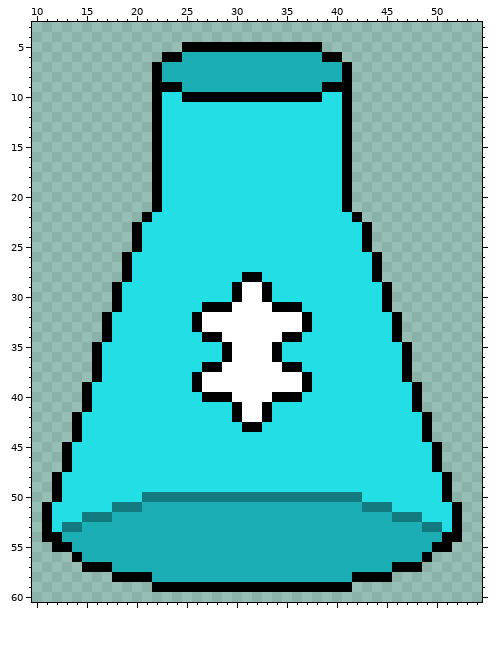
Edited in one commit: pixel-art sprite (html/react/src/widgets/NavigationBar/flaskC.png). That is the earlier state.
The file is 64x64 pixels. Colours within 5 levels of each other are drawn and written as one. Shown: x 10..54, y 3..60.
After the commit:
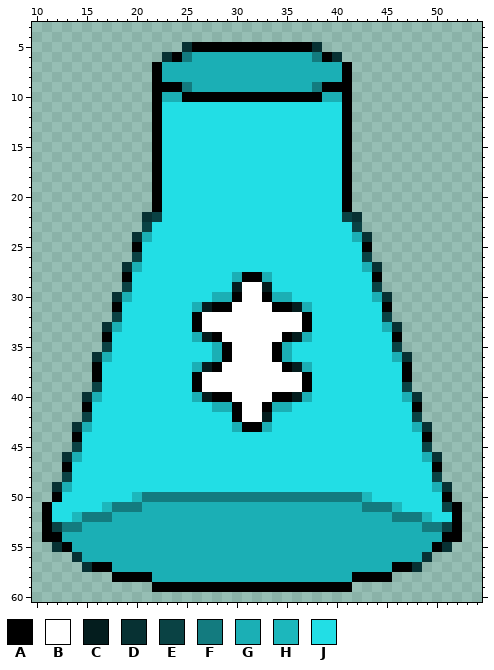
Palette (. is transparent): A #000000  B #ffffff  C #041d1e  D #073133  E #0a4244  F #137b7f  G #1bafb5  H #1cb7bc  J #22dee5
The edit:
@@ x 21..42 @@
  4 ......................
- 5 ....AAAAAAAAAAAAAA....
- 6 ..AAGGGGGGGGGGGGGGAA..
+ 5 ....DAAAAAAAAAAAAD....
+ 6 ..DAFGGGGGGGGGGGGFAD..
  7 .AGGGGGGGGGGGGGGGGGGA.
  8 .AGGGGGGGGGGGGGGGGGGA.
- 9 .AAAGGGGGGGGGGGGGGAAA.
-10 .AJJAAAAAAAAAAAAAAJJA.
+ 9 .AAAFGGGGGGGGGGGGFAAA.
+10 .AGGAAAAAAAAAAAAAAGGA.
 11 .AJJJJJJJJJJJJJJJJJJA.
@@ x 10..54 @@
 21 ............AJJJJJJJJJJJJJJJJJJA.............
-22 ...........AJJJJJJJJJJJJJJJJJJJJA............
-23 ..........AJJJJJJJJJJJJJJJJJJJJJJA...........
-24 ..........AJJJJJJJJJJJJJJJJJJJJJJA...........
+22 ...........DEJJJJJJJJJJJJJJJJJJED............
+23 ...........EJJJJJJJJJJJJJJJJJJJJE............
+24 ..........DGJJJJJJJJJJJJJJJJJJJJGD...........
 25 ..........AJJJJJJJJJJJJJJJJJJJJJJA...........
-26 .........AJJJJJJJJJJJJJJJJJJJJJJJJA..........
-27 .........AJJJJJJJJJJJJJJJJJJJJJJJJA..........
-28 .........AJJJJJJJJJJJAAJJJJJJJJJJJA..........
-29 ........AJJJJJJJJJJJABBAJJJJJJJJJJJA.........
-30 ........AJJJJJJJJJJJABBAJJJJJJJJJJJA.........
-31 ........AJJJJJJJJAAABBBBAAAJJJJJJJJA.........
-32 .......AJJJJJJJJABBBBBBBBBBAJJJJJJJJA........
-33 .......AJJJJJJJJABBBBBBBBBBAJJJJJJJJA........
-34 .......AJJJJJJJJJAABBBBBBAAJJJJJJJJJA........
-35 ......AJJJJJJJJJJJJABBBBAJJJJJJJJJJJJA.......
-36 ......AJJJJJJJJJJJJABBBBAJJJJJJJJJJJJA.......
-37 ......AJJJJJJJJJJAABBBBBBAAJJJJJJJJJJA.......
+26 ..........EJJJJJJJJJJJJJJJJJJJJJJE...........
+27 .........DGJJJJJJJJJJJJJJJJJJJJJJGD..........
+28 .........AJJJJJJJJJJGAAGJJJJJJJJJJA..........
+29 .........EJJJJJJJJJJCBBCJJJJJJJJJJE..........
+30 ........DGJJJJJJJJGGABBAGGJJJJJJJJGD.........
+31 ........AJJJJJJJGCAABBBBAACGJJJJJJJA.........
+32 ........EJJJJJJJABBBBBBBBBBAJJJJJJJE.........
+33 .......DGJJJJJJJABBBBBBBBBBAJJJJJJJGD........
+34 .......AJJJJJJJJGCABBBBBBACGJJJJJJJJA........
+35 .......EJJJJJJJJJJGABBBBAGJJJJJJJJJJE........
+36 ......DGJJJJJJJJJJGABBBBAGJJJJJJJJJJGD.......
+37 ......AJJJJJJJJJGCABBBBBBACGJJJJJJJJJA.......
 38 ......AJJJJJJJJJABBBBBBBBBBAJJJJJJJJJA.......
-39 .....AJJJJJJJJJJABBBBBBBBBBAJJJJJJJJJJA......
-40 .....AJJJJJJJJJJJAAABBBBAAAJJJJJJJJJJJA......
-41 .....AJJJJJJJJJJJJJJABBAJJJJJJJJJJJJJJA......
-42 ....AJJJJJJJJJJJJJJJABBAJJJJJJJJJJJJJJJA.....
-43 ....AJJJJJJJJJJJJJJJJAAJJJJJJJJJJJJJJJJA.....
+39 ......EJJJJJJJJJABBBBBBBBBBAJJJJJJJJJE.......
+40 .....DGJJJJJJJJJGCAABBBBAACGJJJJJJJJJGD......
+41 .....AJJJJJJJJJJJJGGABBAGGJJJJJJJJJJJJA......
+42 .....EJJJJJJJJJJJJJJABBCJJJJJJJJJJJJJJE......
+43 ....DGJJJJJJJJJJJJJJGAAGJJJJJJJJJJJJJJGD.....
 44 ....AJJJJJJJJJJJJJJJJJJJJJJJJJJJJJJJJJJA.....
-45 ...AJJJJJJJJJJJJJJJJJJJJJJJJJJJJJJJJJJJJA....
-46 ...AJJJJJJJJJJJJJJJJJJJJJJJJJJJJJJJJJJJJA....
+45 ....EJJJJJJJJJJJJJJJJJJJJJJJJJJJJJJJJJJE.....
+46 ...DGJJJJJJJJJJJJJJJJJJJJJJJJJJJJJJJJJJGD....
 47 ...AJJJJJJJJJJJJJJJJJJJJJJJJJJJJJJJJJJJJA....
-48 ..AJJJJJJJJJJJJJJJJJJJJJJJJJJJJJJJJJJJJJJA...
-49 ..AJJJJJJJJJJJJJJJJJJJJJJJJJJJJJJJJJJJJJJA...
-50 ..AJJJJJJJJFFFFFFFFFFFFFFFFFFFFFFJJJJJJJJA...
-51 .AJJJJJJFFFGGGGGGGGGGGGGGGGGGGGGGFFFJJJJJJA..
-52 .AJJJFFFGGGGGGGGGGGGGGGGGGGGGGGGGGGGFFFJJJA..
-53 .AJFFGGGGGGGGGGGGGGGGGGGGGGGGGGGGGGGGGGFFJA..
+48 ...EJJJJJJJJJJJJJJJJJJJJJJJJJJJJJJJJJJJJE....
+49 ..DGJJJJJJJJJJJJJJJJJJJJJJJJJJJJJJJJJJJJGD...
+50 ..AJJJJJJJHFFFFFFFFFFFFFFFFFFFFFFHJJJJJJJA...
+51 .AJJJJJHFFFGGGGGGGGGGGGGGGGGGGGGGFFFHJJJJEA..
+52 .AJJHFFFGGGGGGGGGGGGGGGGGGGGGGGGGGGGFFFHJJA..
+53 .AEFFGGGGGGGGGGGGGGGGGGGGGGGGGGGGGGGGGGFFEA..
 54 .AAGGGGGGGGGGGGGGGGGGGGGGGGGGGGGGGGGGGGGGAA..
-55 ..AAGGGGGGGGGGGGGGGGGGGGGGGGGGGGGGGGGGGGAA...
-56 ....AGGGGGGGGGGGGGGGGGGGGGGGGGGGGGGGGGGA.....
-57 .....AAAGGGGGGGGGGGGGGGGGGGGGGGGGGGGAAA......
+55 ..DAGGGGGGGGGGGGGGGGGGGGGGGGGGGGGGGGGGGGAD...
+56 ....DGGGGGGGGGGGGGGGGGGGGGGGGGGGGGGGGGGD.....
+57 .....DAAGGGGGGGGGGGGGGGGGGGGGGGGGGGGAAD......
 58 ........AAAAGGGGGGGGGGGGGGGGGGGGAAAA.........
